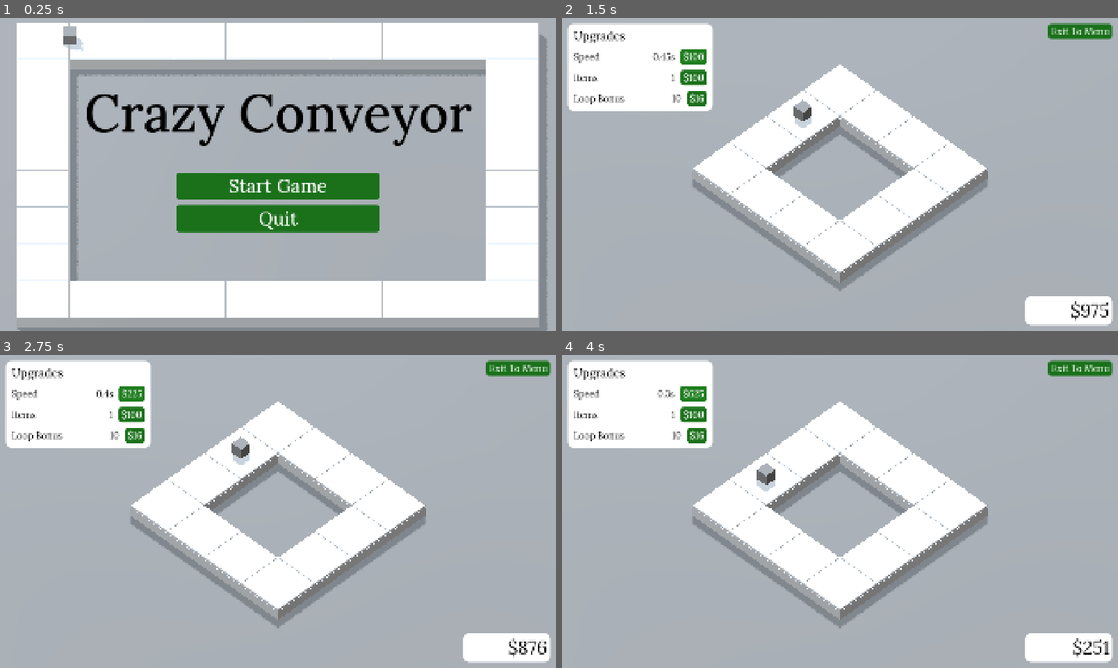
Above: before the commit, frames 1-4 (two rows, left to right).
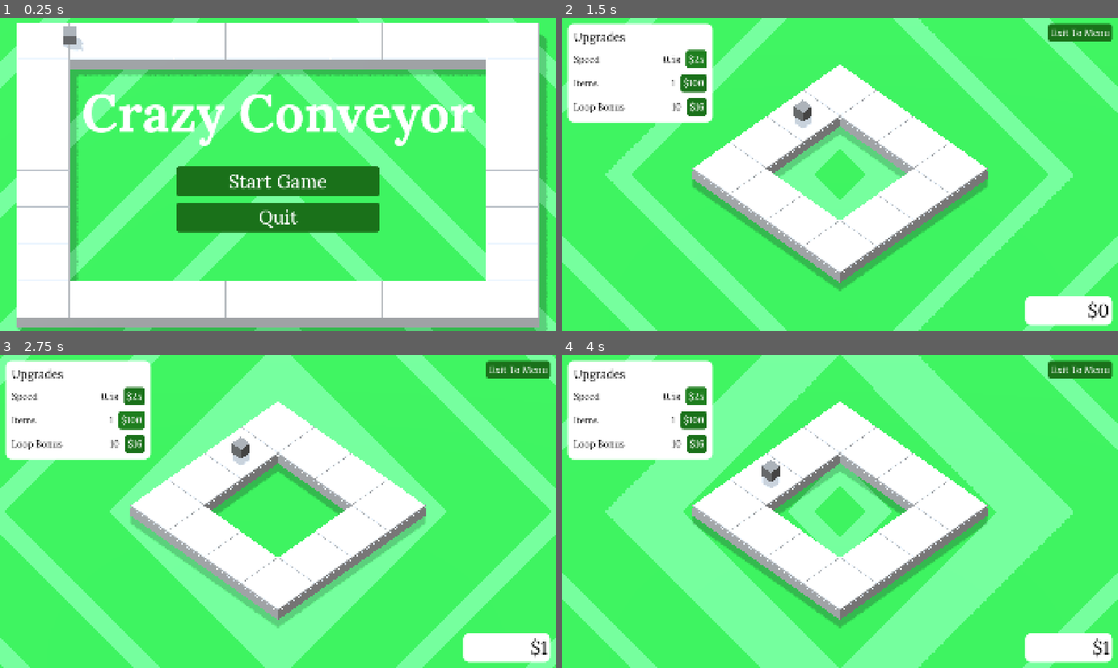
Above: after the commit, the same moments.

Repository: billyhawkes/crazy-conveyer
Game: Godot game, scene res://scenes/main_menu.tscn
Same seed, same stepped clock (60 frames per second), same inputs: the game is played once before the commit and once after it.
Inputs:
- Up to frame 1 (0.25 s): no input
- Up to frame 2 (1.5 s): click "Start Game" at 0.5 s; click "$25" at 1.25 s
- Up to frame 3 (2.75 s): click "$100" at 2 s
- Up to frame 4 (4 s): click "$225" (after the commit: "$25") at 2.75 s; click "$400" (after the commit: "$25") at 3.5 s

The runs differ from the first frame. In frame 1, 54% of the frame differs, in the area x 0-100%, y 0-100%; in frame 2, 77%; in frame 3, 77%; in frame 4, 77%.

Commit message:
feat: added shaders, improved styling and main menu

Diff:
--- a/globals/globals.gd
+++ b/globals/globals.gd
@@ -42,7 +42,7 @@
 
 func clear_save() -> void:
 	saved_data = null
-	money = 1000
+	money = 0
 	levels = {
 		"speed": 1,
 		"items": 1,
--- a/interface/button.tres
+++ b/interface/button.tres
@@ -2,9 +2,9 @@
 
 [resource]
 content_margin_left = 10.0
-content_margin_top = 5.0
+content_margin_top = 10.0
 content_margin_right = 10.0
-content_margin_bottom = 5.0
+content_margin_bottom = 10.0
 bg_color = Color(0.10289824, 0.4445667, 0.10310863, 1)
 corner_radius_top_left = 10
 corner_radius_top_right = 10
--- a/interface/panel.tres
+++ b/interface/panel.tres
@@ -1,6 +1,9 @@
 [gd_resource type="StyleBoxFlat" format=3 uid="uid://cs1ly6x67y31k"]
 
 [resource]
+content_margin_left = 20.0
+content_margin_top = 20.0
+content_margin_right = 20.0
 bg_color = Color(1, 1, 1, 1)
 corner_radius_top_left = 20
 corner_radius_top_right = 20
--- a/scenes/game.tscn
+++ b/scenes/game.tscn
@@ -1,10 +1,16 @@
-[gd_scene load_steps=10 format=3 uid="uid://c8thehv1woo4s"]
+[gd_scene load_steps=12 format=3 uid="uid://c8thehv1woo4s"]
 
 [ext_resource type="Script" uid="uid://cdfla3r2u631f" path="res://scenes/game.gd" id="1_e2o6t"]
 [ext_resource type="Script" uid="uid://denpngadj7tqh" path="res://scenes/hud.gd" id="2_e2o6t"]
 [ext_resource type="Theme" uid="uid://dmcn8ld0wnxje" path="res://interface/theme.tres" id="3_feb5d"]
+[ext_resource type="Shader" uid="uid://de8scoecvns1c" path="res://shaders/squares.gdshader" id="4_lbhrr"]
+
+[sub_resource type="ShaderMaterial" id="ShaderMaterial_iywne"]
+render_priority = 0
+shader = ExtResource("4_lbhrr")
 
 [sub_resource type="PlaneMesh" id="PlaneMesh_lnu2h"]
+material = SubResource("ShaderMaterial_iywne")
 
 [sub_resource type="FastNoiseLite" id="FastNoiseLite_lnu2h"]
 
@@ -65,12 +71,12 @@
 vertical_alignment = 1
 
 [node name="UpgradeMenu" type="Control" parent="HUD"]
-custom_minimum_size = Vector2(500, 300)
+custom_minimum_size = Vector2(500, 340)
 layout_mode = 1
 offset_left = 20.0
 offset_top = 20.0
 offset_right = 520.0
-offset_bottom = 320.0
+offset_bottom = 338.0
 
 [node name="Panel" type="Panel" parent="HUD/UpgradeMenu"]
 layout_mode = 1
@@ -175,7 +181,7 @@
 far = 21.0
 
 [node name="MeshInstance3D" type="MeshInstance3D" parent="."]
-transform = Transform3D(26.996927, 0, 0, 0, 1.0000011, 0, 0, 0, 25.777443, 3.27137, -1.9073486e-06, 2.7992525)
+transform = Transform3D(26.996927, 0, 0, 0, 1.0000011, 0, 0, 0, 25.777443, 0, 0, 0)
 mesh = SubResource("PlaneMesh_lnu2h")
 
 [node name="WorldEnvironment" type="WorldEnvironment" parent="."]
--- a/scenes/main_menu.tscn
+++ b/scenes/main_menu.tscn
@@ -1,12 +1,18 @@
-[gd_scene load_steps=13 format=3 uid="uid://dogcyvust6705"]
+[gd_scene load_steps=15 format=3 uid="uid://dogcyvust6705"]
 
 [ext_resource type="PackedScene" uid="uid://kmmopcj4rtju" path="res://scenes/track.tscn" id="1_l6cm7"]
 [ext_resource type="Script" uid="uid://c4mhhwatoxtxy" path="res://scenes/main_menu.gd" id="1_wu84c"]
 [ext_resource type="PackedScene" uid="uid://cne1vytdqkooy" path="res://scenes/item.tscn" id="2_ekxnf"]
+[ext_resource type="Shader" uid="uid://dn33xear3vue4" path="res://shaders/triangles.gdshader" id="2_rtw2f"]
 [ext_resource type="Theme" uid="uid://dmcn8ld0wnxje" path="res://interface/theme.tres" id="3_bqqt6"]
 [ext_resource type="FontFile" uid="uid://bcoio51qypcjt" path="res://assets/Lora-VariableFont_wght.ttf" id="5_8ln24"]
 
+[sub_resource type="ShaderMaterial" id="ShaderMaterial_oa1go"]
+render_priority = 0
+shader = ExtResource("2_rtw2f")
+
 [sub_resource type="PlaneMesh" id="PlaneMesh_vue75"]
+material = SubResource("ShaderMaterial_oa1go")
 
 [sub_resource type="FastNoiseLite" id="FastNoiseLite_vue75"]
 
@@ -26,8 +32,9 @@
 [sub_resource type="FontVariation" id="FontVariation_rtw2f"]
 base_font = ExtResource("5_8ln24")
 variation_opentype = {
-2003265652: 500
+2003265652: 700
 }
+spacing_bottom = 50
 
 [node name="MainMenu" type="Node3D"]
 script = ExtResource("1_wu84c")
@@ -215,16 +222,13 @@
 
 [node name="Title" type="Label" parent="HUD/VBoxContainer"]
 layout_mode = 2
+theme_override_colors/font_color = Color(1, 1, 1, 1)
 theme_override_fonts/font = SubResource("FontVariation_rtw2f")
 theme_override_font_sizes/font_size = 180
 text = "Crazy Conveyor"
 horizontal_alignment = 1
 vertical_alignment = 1
 
-[node name="BoxContainer" type="BoxContainer" parent="HUD/VBoxContainer"]
-custom_minimum_size = Vector2(0, 50)
-layout_mode = 2
-
 [node name="ContinueButton" type="Button" parent="HUD/VBoxContainer"]
 unique_name_in_owner = true
 custom_minimum_size = Vector2(700, 0)
--- a/scenes/track.tscn
+++ b/scenes/track.tscn
@@ -21,13 +21,14 @@
 anchor_top = 1.0
 anchor_bottom = 1.0
 offset_left = 20.0
-offset_top = -270.0
+offset_top = -275.0
 offset_right = 520.0
-offset_bottom = -20.0
+offset_bottom = -25.0
 grow_vertical = 0
 theme = ExtResource("3_bcvet")
 
 [node name="Panel" type="Panel" parent="UpgradeMenu"]
+custom_minimum_size = Vector2(0, 260)
 layout_mode = 1
 anchors_preset = 15
 anchor_right = 1.0
--- /dev/null
+++ b/shaders/squares.gdshader
@@ -0,0 +1,25 @@
+shader_type spatial;
+
+void fragment() {
+    float dist = 0.0;
+
+	if (VERTEX.y > 0.0 && VERTEX.x < 0.0) {
+		dist = VERTEX.y - VERTEX.x;
+	}
+	if (VERTEX.y < 0.0 && VERTEX.x < 0.0) {
+		dist = -VERTEX.y - VERTEX.x;
+	}
+	if (VERTEX.y > 0.0 && VERTEX.x > 0.0) {
+		dist = VERTEX.y + VERTEX.x;
+	}
+		if (VERTEX.y < 0.0 && VERTEX.x > 0.0) {
+		dist = -VERTEX.y + VERTEX.x;
+	}
+
+    if (int(dist - TIME * 2.0) % 5 == 0) {
+        ALBEDO = vec3(0.4, 0.9, 0.5);
+    } else {
+        ALBEDO = vec3(0.2, 0.8, 0.3);
+    }
+}
+//Looks cool: dist = VERTEX.y * VERTEX.x;
--- /dev/null
+++ b/shaders/stripes.gdshader
@@ -0,0 +1,9 @@
+shader_type spatial;
+
+void fragment() {
+	if (int(VERTEX.x + TIME * 2.0) % 5 == 1) {
+		ALBEDO = vec3(0.4, 0.9, 0.5);
+	} else {
+		ALBEDO = vec3(0.2, 0.8, 0.3);
+	}
+}
--- /dev/null
+++ b/shaders/triangles.gdshader
@@ -0,0 +1,11 @@
+shader_type spatial;
+
+void fragment() {
+    float dist = abs(VERTEX.x) + abs(VERTEX.z);
+
+    if (int(dist - TIME) % 5 == 0) {
+        ALBEDO = vec3(0.4, 0.9, 0.5);
+    } else {
+        ALBEDO = vec3(0.2, 0.8, 0.3);
+    }
+}
Not shown, added: shaders/squares.gdshader.uid
Not shown, added: shaders/stripes.gdshader.uid
Not shown, added: shaders/triangles.gdshader.uid
